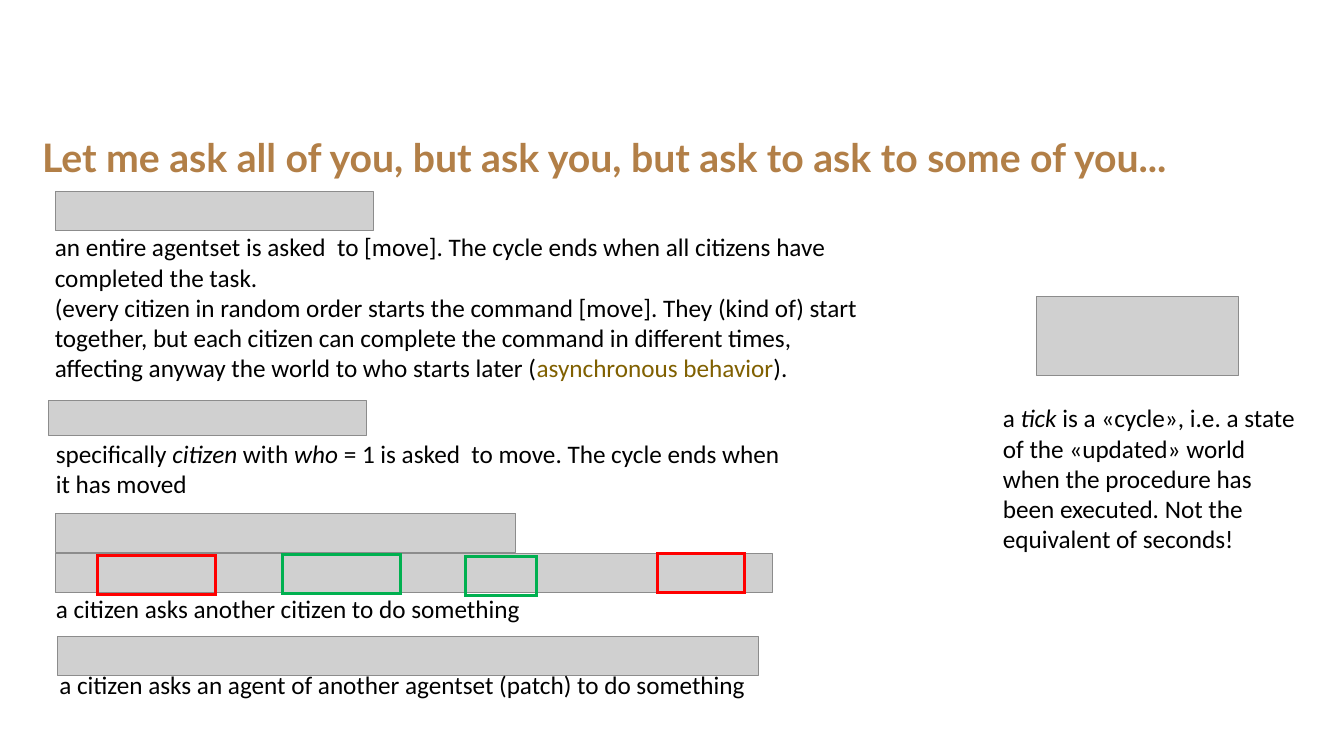
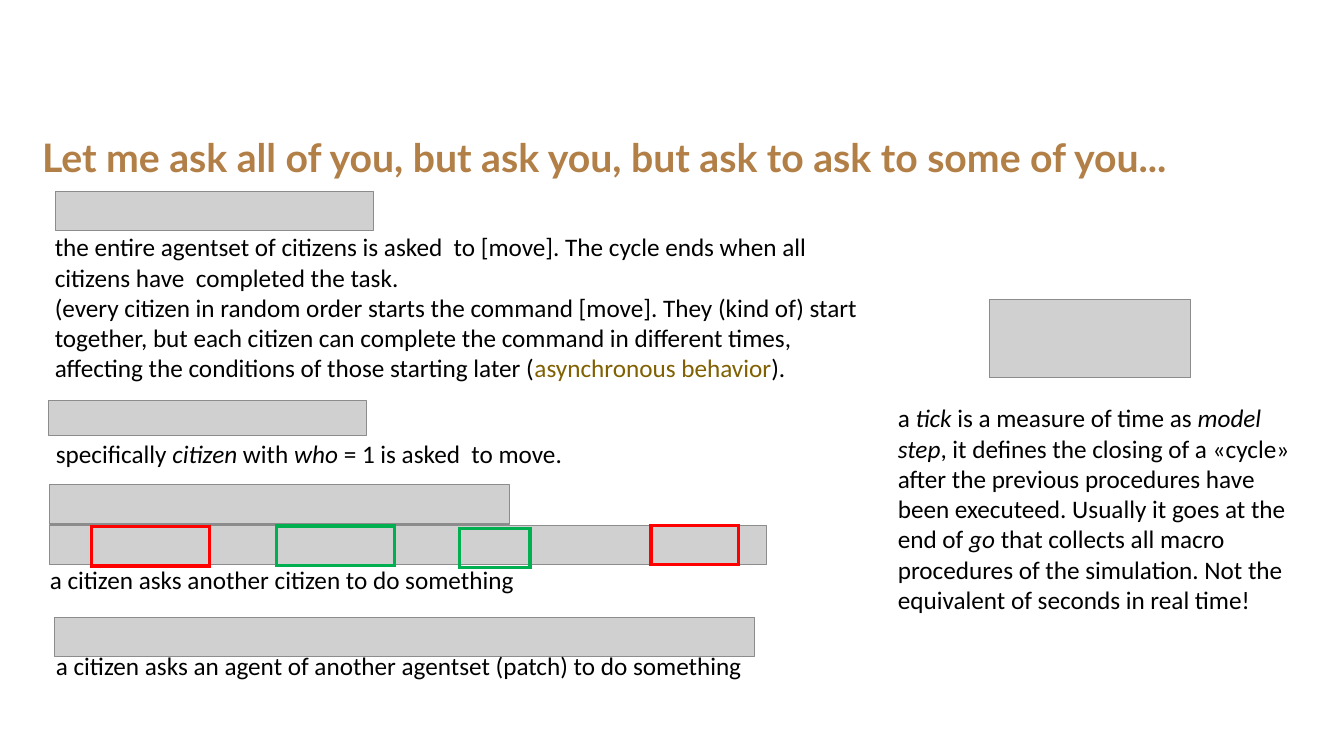
Before and after one commit to RoccoPaolillo/sdsbicocca, a slide deck: slide 9 of netlogo_basics.pptx. Drawn at 1344x756 pixels with LibreOffice and Linux fonts; fonts in the diff are those of the drawing; grey boxes stand for pictures; background and template pictures are left out. Boxes give left, top, right and bottom in pixels: in the first picture for what was removed or moved away, otherwise in the second. Text is boxed around its words. In the diff, an @@ line names an element or a change of style, - is before the commit and + after.

```diff
--- a/netlogo_basics.pptx
+++ b/netlogo_basics.pptx
@@ text at (x1=55, y1=237, x2=857, y2=382): text changed @@
-an entire agentset is asked to [move]. The cycle ends when all citizens have completed the task.
-(every citizen in random order starts the command [move]. They (kind of) start together, but each citizen can complete the command in different times, affecting anyway the world to who starts later (asynchronous behavior).
+the entire agentset of citizens is asked to [move]. The cycle ends when all citizens have completed the task.
+(every citizen in random order starts the command [move]. They (kind of) start together, but each citizen can complete the command in different times, affecting the conditions of those starting later (asynchronous behavior).
@@ picture moved from (x1=1036, y1=296, x2=1238, y2=375) to (x1=990, y1=299, x2=1192, y2=378) @@
@@ text at (x1=898, y1=409, x2=1289, y2=613): text changed @@
-a tick is a «cycle», i.e. a state of the «updated» world when the procedure has been executed. Not the equivalent of seconds!
+a tick is a measure of time as model step, it defines the closing of a «cycle» after the previous procedures have been executeed. Usually it goes at the end of go that collects all macro procedures of the simulation. Not the equivalent of seconds in real time!
@@ text at (x1=56, y1=445, x2=562, y2=467): text changed @@
-specifically citizen with who = 1 is asked to move. The cycle ends when it has moved
+specifically citizen with who = 1 is asked to move.
@@ 4 rectangles, 2 pictures, 1 text moved together from (x1=55, y1=513, x2=772, y2=623) to (x1=49, y1=485, x2=766, y2=594) @@
@@ picture moved from (x1=57, y1=637, x2=758, y2=676) to (x1=54, y1=618, x2=755, y2=656) @@
@@ text "a citizen asks an agent ..." moved from (x1=59, y1=674, x2=744, y2=699) to (x1=56, y1=655, x2=741, y2=680) @@
```
Also in this commit, not shown: 4 other slides changed.
